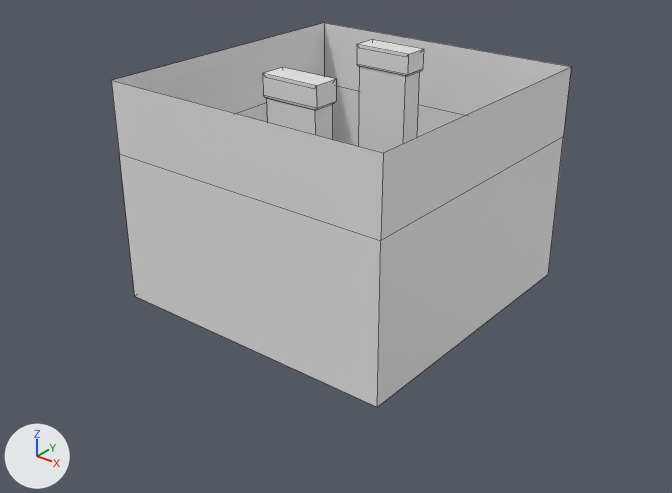
Before and after pictures for a commit that changed the Blender file Assets/3DModels/Room Arcade .blend.
One viewpoint serves both versions: a 50 mm camera at (43.0, -55.1, 37.5) aimed at (0.7, -2.3, 4.7). The lights are fixed; the arrows at lower left show +X, +Y and +Z. Mesh edges are drawn as thin lines.

The scene before the commit, as lines of its bpy script (objects in view):
```python
me_cube_009 = bpy.data.meshes.new('Cube.009')
me_cube_009.from_pydata(...)  # 88 vertices, 88 faces; spans x -2.5..2.5, y -6.7..6.7, z -0.7..19.3
me_plane_002 = bpy.data.meshes.new('Plane.002')
me_plane_002.from_pydata([(-1.01, 1.01, 1.47), (-1.01, -1.01, 1.47), (1.01, -1.01, 1.47), (1.01, 1.01, 1.47)], [], [(1, 0, 3, 2)])
me_plane_003 = bpy.data.meshes.new('Plane.003')
me_plane_003.from_pydata(...)  # 12 vertices, 8 faces; spans x -12.5..12.5, y -12.5..12.5, z 0.0..18.3
me_plane_004 = bpy.data.meshes.new('Plane.004')
me_plane_004.from_pydata(...)  # 4 vertices, 1 face; spans x -12.5..12.5, y -12.5..12.5, z 0.0
# before: 0 (-12.5, 12.5, 0.0), 1 (-12.5, -12.5, 0.0) at pixel (134, 296), 2 (12.5, -12.5, 0.0) at pixel (377, 407), 3 (12.5, 12.5, 0.0) at pixel (548, 274)
ob_floor = bpy.data.objects.new('Floor', me_plane_004)
ob_floor.location = (0.0, 0.0, 0.0)
ob_pillar1 = bpy.data.objects.new('Pillar1', me_cube_009)
ob_pillar1.location = (0.0, 0.0, 0.0)
ob_roof = bpy.data.objects.new('Roof', me_plane_002)
ob_roof.location = (0.0, 0.0, 0.0)
ob_roof.scale = (12.4, 12.4, 12.4)
ob_roof.hide_set(True)
ob_walls = bpy.data.objects.new('Walls', me_plane_003)
ob_walls.location = (0.0, 0.0, 0.0)
```
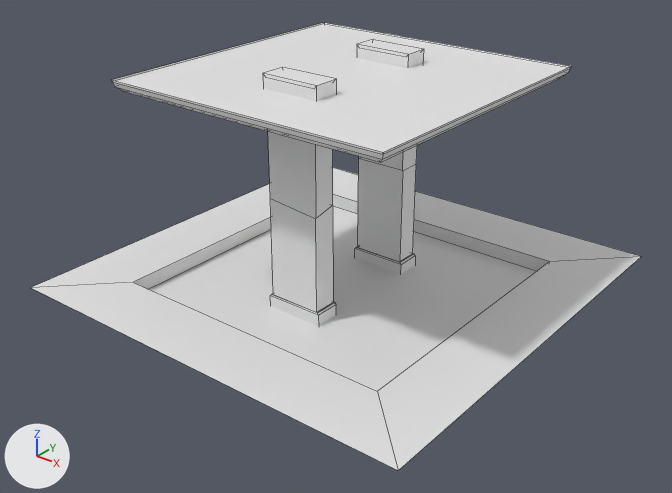
The edits, one by one:
me_plane_002 is used by ob_roof; location (0.0, 0.0, 0.0); scale (12.4, 12.4, 12.4).
me_plane_002 had 4 vertices, 1 face and spanned x -1.01..1.01, y -1.01..1.01, z 1.47.
me_plane_002 now has 24 vertices, 22 faces and spans x -1.01..1.01, y -1.01..1.01, z 1.4..1.48.
Part 1, on me_plane_002:
1 face is deleted.
20 vertices are added at x -1.01..1.01, y -1.01..1.01, z 1.4..1.48.
22 new faces join them.
me_plane_004 has 4 vertices, 1 face and spans x -12.5..12.5, y -12.5..12.5, z 0.0.
me_plane_004 is used by ob_floor; location (0.0, 0.0, 0.0).
Verts and faces of me_plane_004; kept vertices keep their numbers, new ones are numbered from 4.
Part 2, on me_plane_004:
New vertices 4 to 7 stand at vertices 0 to 3, in that order, plus (0.0, 0.0, 1.3).
New vertex 8 is at (-18.3, 18.3, 1.3).
New vertex 9 is at (-18.3, -18.3, 1.3), pixel (30, 287).
New vertex 10 is at (18.3, -18.3, 1.3), pixel (398, 470).
New vertex 11 is at (18.3, 18.3, 1.3), pixel (641, 256).
New faces: (4, 7, 11, 8), (0, 3, 7, 4), (1, 5, 6, 2), (2, 6, 7, 3), (0, 4, 5, 1), (5, 9, 10, 6).
New faces: (6, 10, 11, 7), (4, 8, 9, 5).
Object 'Roof' (ob_roof) is now shown.
Object 'Walls' (ob_walls) is now hidden.

Where the change shows, as pixel boxes (x1, y1, x2, y2) in the pictures (672 x 493 px):
'Walls', hidden: before (111, 23, 571, 407)
'Floor', reshaped (not visible before): after (31, 168, 641, 471)
'Roof', shown: after (111, 23, 571, 162)
